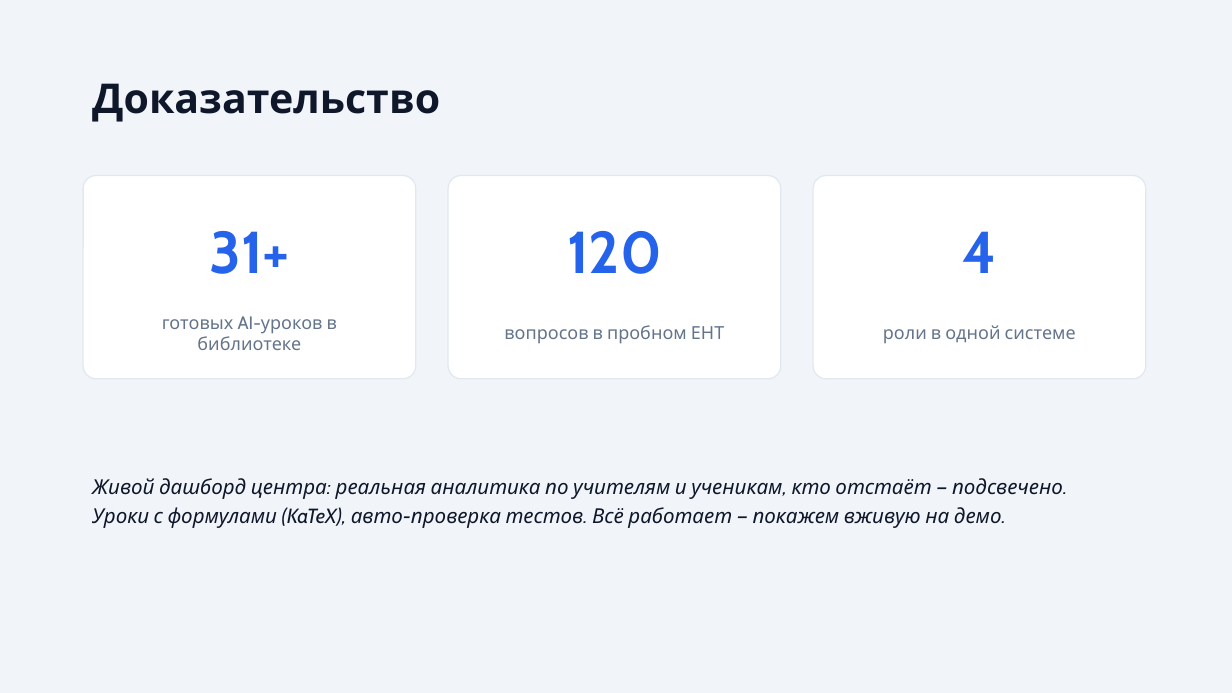
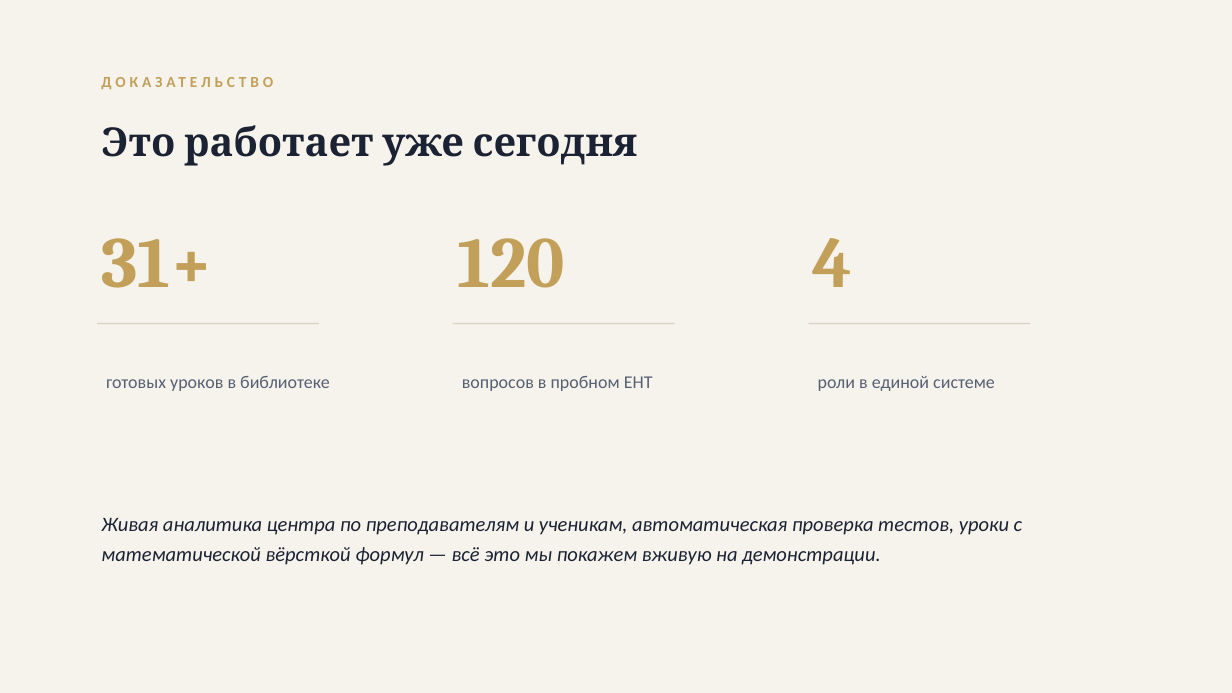
Before and after one commit to alibekovakarakat5-png/study_hub_Karakat, a slide deck: slide 8 of docs/pitch/StudyHub-Pitch-RU.pptx. Drawn at 1232x693 pixels with LibreOffice and Linux fonts; fonts in the diff are those of the drawing. Boxes give left, top, right and bottom in pixels: in the first picture for what was removed or moved away, otherwise in the second. Text is boxed around its words. In the diff, an @@ line names an element or a change of style, - is before the commit and + after.

```diff
--- a/docs/pitch/StudyHub-Pitch-RU.pptx
+++ b/docs/pitch/StudyHub-Pitch-RU.pptx
@@ background #F1F5F9 to #F6F3EC @@
@@ text at (x1=92, y1=83, x2=440, y2=122): text changed; size 32 to 12 pt; font Cabin to Calibri; text colour #0F172A to #C2A05A @@
-Доказательство
+ДОКАЗАТЕЛЬСТВО
@@ text added at (x1=101, y1=125, x2=638, y2=166), 31 pt, text #1A2233, bold @@
+Это работает уже сегодня
@@ rounded rectangle removed at (x1=83, y1=176, x2=416, y2=379) @@
@@ rounded rectangle removed at (x1=448, y1=176, x2=781, y2=379) @@
@@ rounded rectangle removed at (x1=813, y1=176, x2=1146, y2=379) @@
@@ text "31+" moved from (x1=209, y1=231, x2=289, y2=274) to (x1=101, y1=238, x2=213, y2=288) @@
@@ size 46 to 56 pt, font Cabin to Cambria, text colour #2563EB to #C2A05A; alignment centre to left in 3 elements at (x1=457, y1=238, x2=565, y2=288), (x1=101, y1=238, x2=213, y2=288), (x1=813, y1=238, x2=853, y2=287) @@
@@ text "4" moved from (x1=962, y1=231, x2=996, y2=273) to (x1=813, y1=238, x2=853, y2=287) @@
@@ line added from (97, 323) to (319, 323), #D9D3C6 1 pt @@
@@ line added from (453, 323) to (675, 323), #D9D3C6 1 pt @@
@@ line added from (809, 323) to (1031, 323), #D9D3C6 1 pt @@
@@ text "вопросов в пробном ЕНТ" moved from (x1=504, y1=325, x2=724, y2=344) to (x1=462, y1=376, x2=653, y2=391) @@
@@ text "вопросов в пробном ЕНТ" at (x1=462, y1=376, x2=653, y2=391): font Cabin to Calibri, text colour #64748B to #566073; alignment centre to left; line spacing 1 to 1.1 @@
@@ text at (x1=106, y1=376, x2=330, y2=391): text changed; font Cabin to Calibri; text colour #64748B to #566073 @@
-готовых AI-уроков в библиотеке
+готовых уроков в библиотеке
@@ text at (x1=818, y1=376, x2=995, y2=391): text changed; font Cabin to Calibri; text colour #64748B to #566073 @@
-роли в одной системе
+роли в единой системе
@@ text at (x1=101, y1=518, x2=1023, y2=565): text changed; font Cabin to Calibri; text colour #0F172A to #1A2233 @@
-Живой дашборд центра: реальная аналитика по учителям и ученикам, кто отстаёт — подсвечено. Уроки с формулами (KaTeX), авто-проверка тестов. Всё работает — покажем вживую на демо.
+Живая аналитика центра по преподавателям и ученикам, автоматическая проверка тестов, уроки с математической вёрсткой формул — всё это мы покажем вживую на демонстрации.
```
Also in this commit, not shown: 9 other slides changed, 1 slide added, 1 slide removed, 5 other files.
